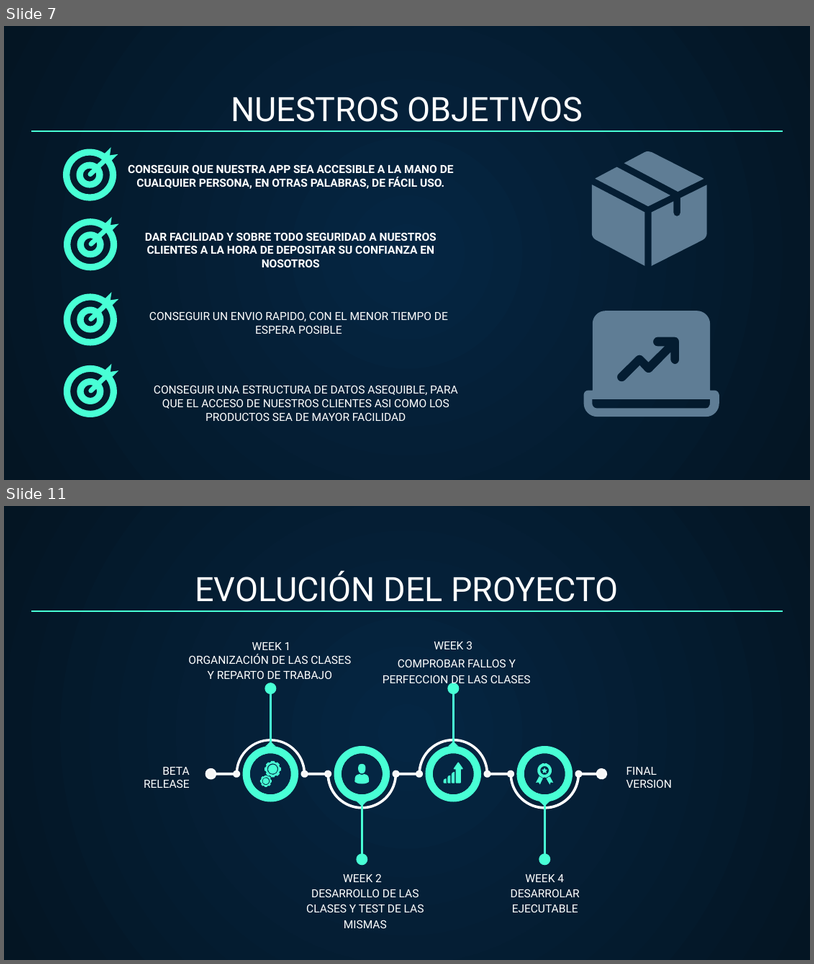
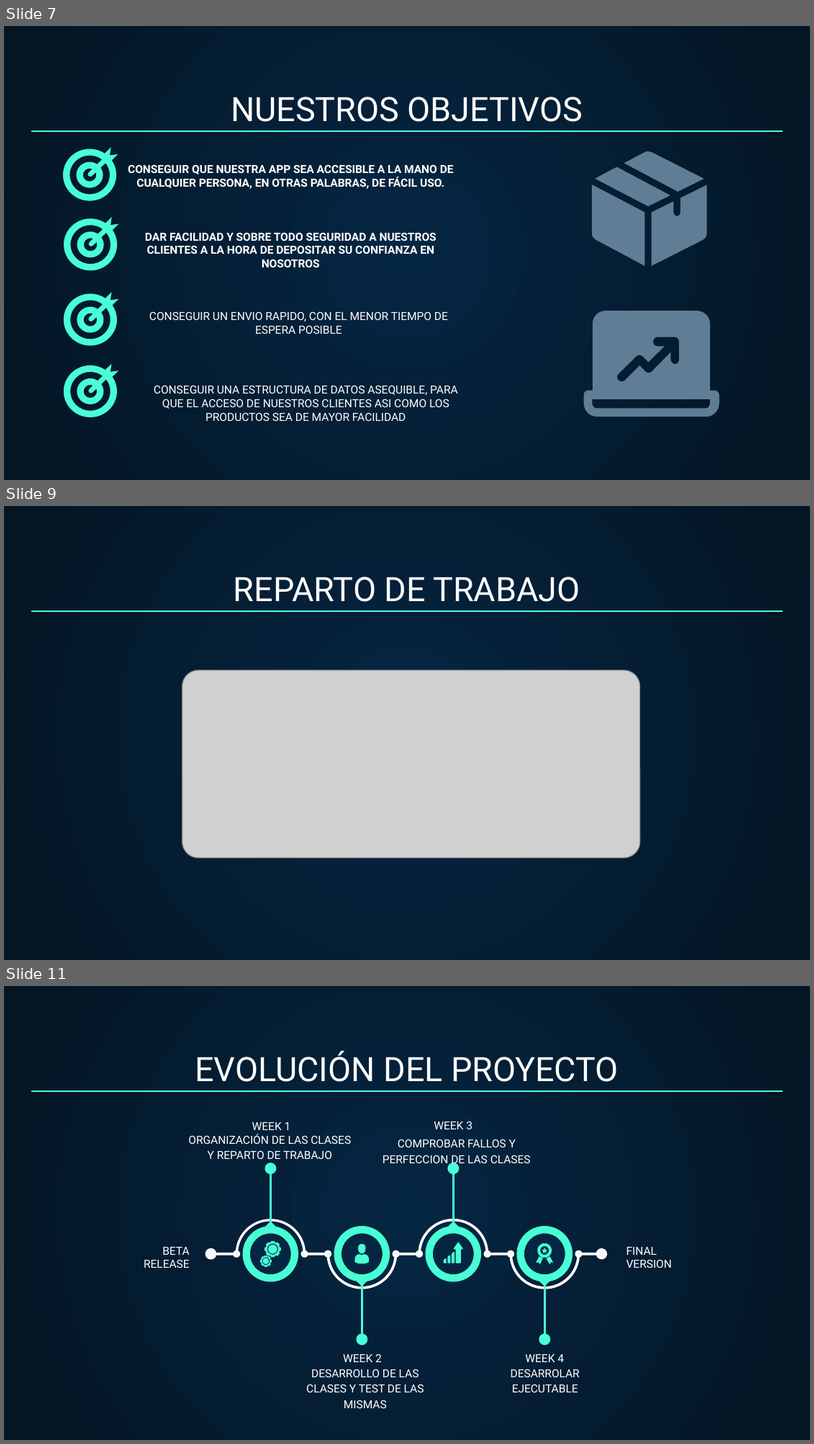
Before and after one commit to Jkinjt/Proyecto, a slide deck: Web Project Proposal by Slidesgo.pptx. Shown one above the other, each under a label of ours: slides 7 and 11 before the commit, slides 7, 9 and 11 after it; the slides between them are not shown. The pictures are 814x964 and 814x1444 pixels, drawn with LibreOffice and Linux fonts; fonts in the diff are those of the drawing; grey boxes stand for pictures. Boxes give left, top, right and bottom in pixels: in the first picture for what was removed or moved away, otherwise in the second. Text is boxed around its words. In the diff, an @@ line names an element or a change of style, - is before the commit and + after.

```diff
--- a/Web Project Proposal by Slidesgo.pptx
+++ b/Web Project Proposal by Slidesgo.pptx
@@ slide 9 added at (4,506,810,960), background gradient #052643 to #041523 @@
@@ title added at (234,577,580,602), 30 pt, text #FFFFFF @@
+REPARTO DE TRABAJO
@@ line added from (31, 611) to (783, 611), #48FFD5 0.75 pt @@
@@ picture added at (183,670,640,857) @@
```
Also in this commit, not shown: 3 slides changed, 1 slide removed.
